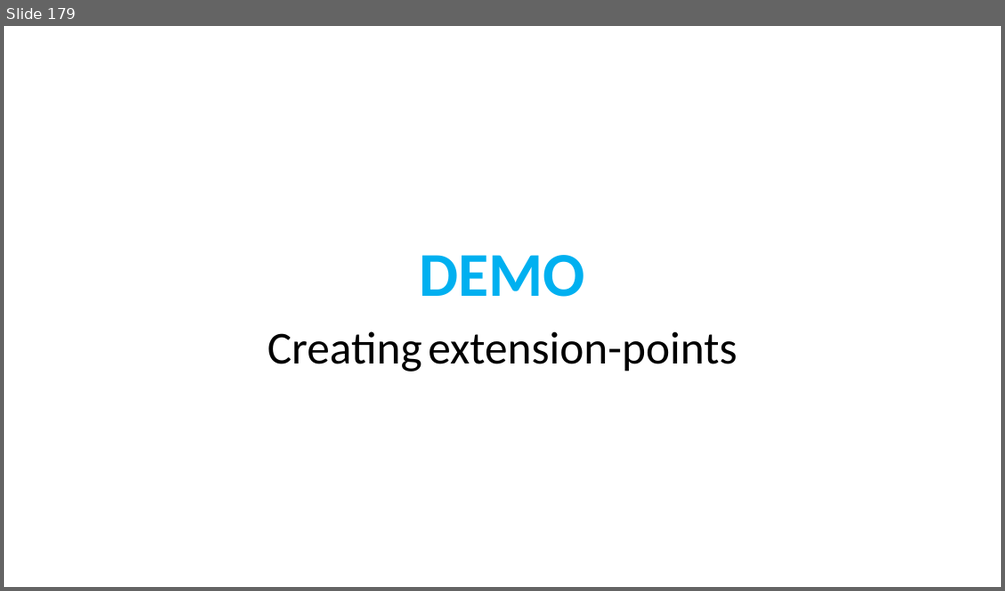
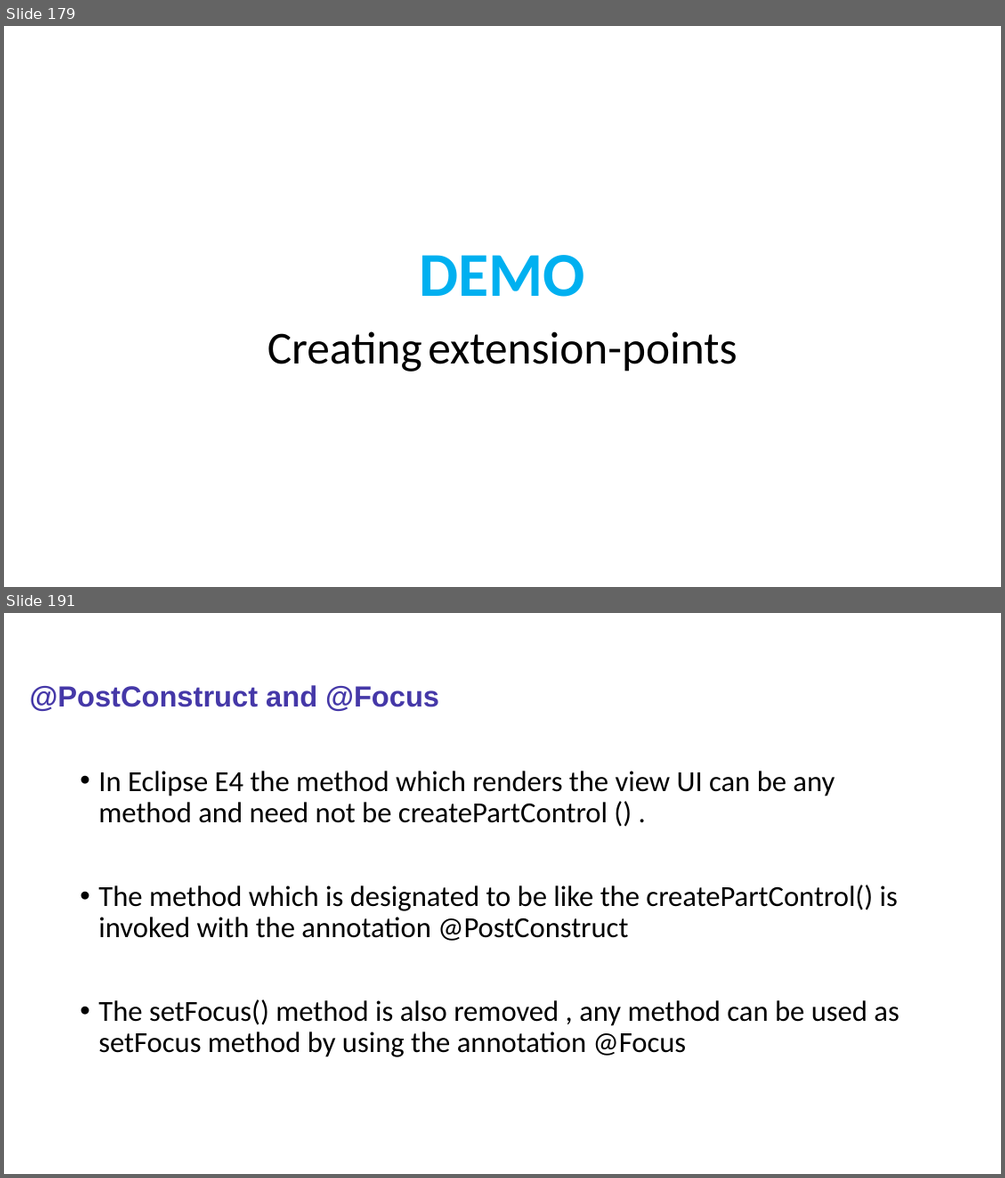
Before and after one commit to sabir123/RCP.Presentations, a slide deck: Eclipse_RCP_Training.pptx. Shown one above the other, each under a label of ours: slide 179 before the commit, slides 179 and 191 after it; the slides between them are not shown. The pictures are 1005x591 and 1005x1178 pixels, drawn with LibreOffice and Linux fonts; fonts in the diff are those of the drawing. Boxes give left, top, right and bottom in pixels: in the first picture for what was removed or moved away, otherwise in the second. Text is boxed around its words. In the diff, an @@ line names an element or a change of style, - is before the commit and + after.

```diff
--- a/Eclipse_RCP_Training.pptx
+++ b/Eclipse_RCP_Training.pptx
@@ slide 191 added at (4, 613, 1001, 1174), background #FFFFFF @@
@@ title added at (30, 685, 439, 711), 28 pt, text #4538A8, bold @@
+@PostConstruct and @Focus
@@ text added at (98, 771, 898, 1057), 28 pt, text #000000 @@
+• In Eclipse E4 the method which renders the view UI can be any method and need not be createPartControl () .
+• The method which is designated to be like the createPartControl() is invoked with the annotation @PostConstruct
+• The setFocus() method is also removed , any method can be used as setFocus method by using the annotation @Focus
```
Also in this commit, not shown: 63 other slides added.
